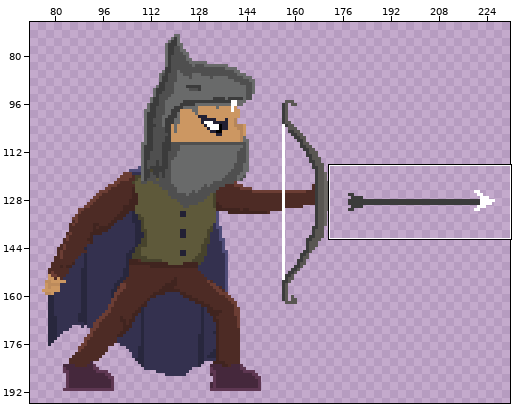
Edited in one commit: pixel-art file (assets/khan_all_arrow_attacks.aseprite). The picture above shows the old version from afar; the outline marks the close-up.
Close-up. Before the commit:
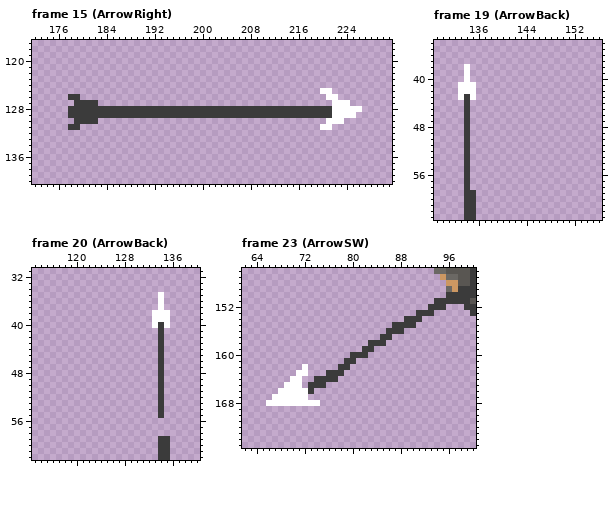
256x256 pixels, 40 frames. Colours within 5 levels of each other are drawn and written as one. Shown: frame 15 (ArrowRight): x 172..231, y 117..140; frame 19 (ArrowBack): x 129..156, y 34..63; frame 20 (ArrowBack): x 113..140, y 31..62; frame 23 (ArrowSW): x 62..100, y 146..175. The wide view leaves out empty margins. The commit also changed other frames or places, which this record leaves out.
The result:
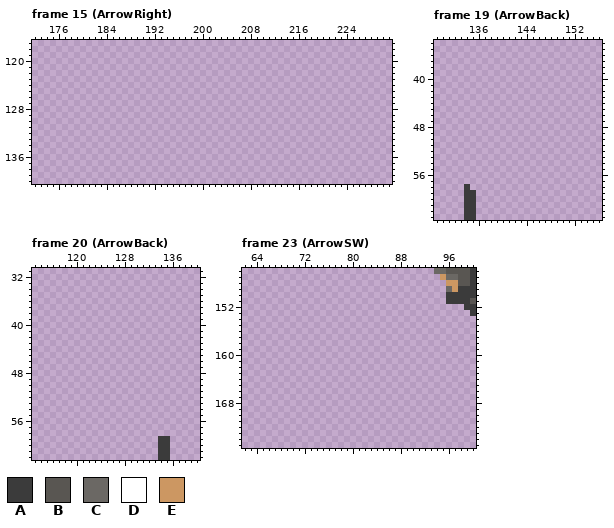
Palette (. is transparent): A #3b3b3b  B #595652  C #6b6864  D #ffffff  E #cc9762
Commit message: arrow spawn and inventory collect
Edits made:
Changed rows in their new state; - is an unchanged pixel.
Frame 15 (ArrowRight), layer "Weapon":
first column x 178:
125 ------------------------------------------..-----
126 ..-----------------------------------------..----
127 -....---------------------------------------...--
128 .................................................
129 ................................................-
130 -....--------------------------------------...---
131 ..----------------------------------------..-----
Frame 19 (ArrowBack), layer "Weapon":
first column x 133:
38 -.-
39 -.-
40 -.-
41 ...
42 ...
43 ...
44 -.-
45 -.-
46 -.-
47 -.-
48 -.-
49 -.-
50 -.-
51 -.-
52 -.-
53 -.-
54 -.-
55 -.-
56 -.-
57 -.-
Frame 20 (ArrowBack), layer "Weapon":
first column x 133:
35 -.-
36 -.-
37 -.-
38 ...
39 ...
40 ...
41 -.-
42 -.-
43 -.-
44 -.-
45 -.-
46 -.-
47 -.-
48 -.-
49 -.-
50 -.-
51 -.-
52 -.-
53 -.-
54 -.-
55 -.-
Frame 23 (ArrowSW), layer "Weapon":
first column x 66:
151 ----------------------------..
152 ---------------------------...
153 -------------------------...--
154 -----------------------...----
155 ---------------------....-----
156 --------------------...-------
157 -------------------..---------
158 -----------------...----------
159 ----------------..------------
160 --------------...-------------
161 -------------..---------------
162 ------.-----..----------------
163 -----..---...-----------------
164 ----..--....------------------
165 ---...-...--------------------
166 --......----------------------
167 -......-----------------------
168 .........---------------------
Pixel boxes of the changes (left, top, right, bottom) in both close-ups:
erased: (68, 88, 362, 130)
erased: (458, 64, 476, 184)
erased: (152, 292, 170, 418)
erased: (266, 298, 446, 406)
